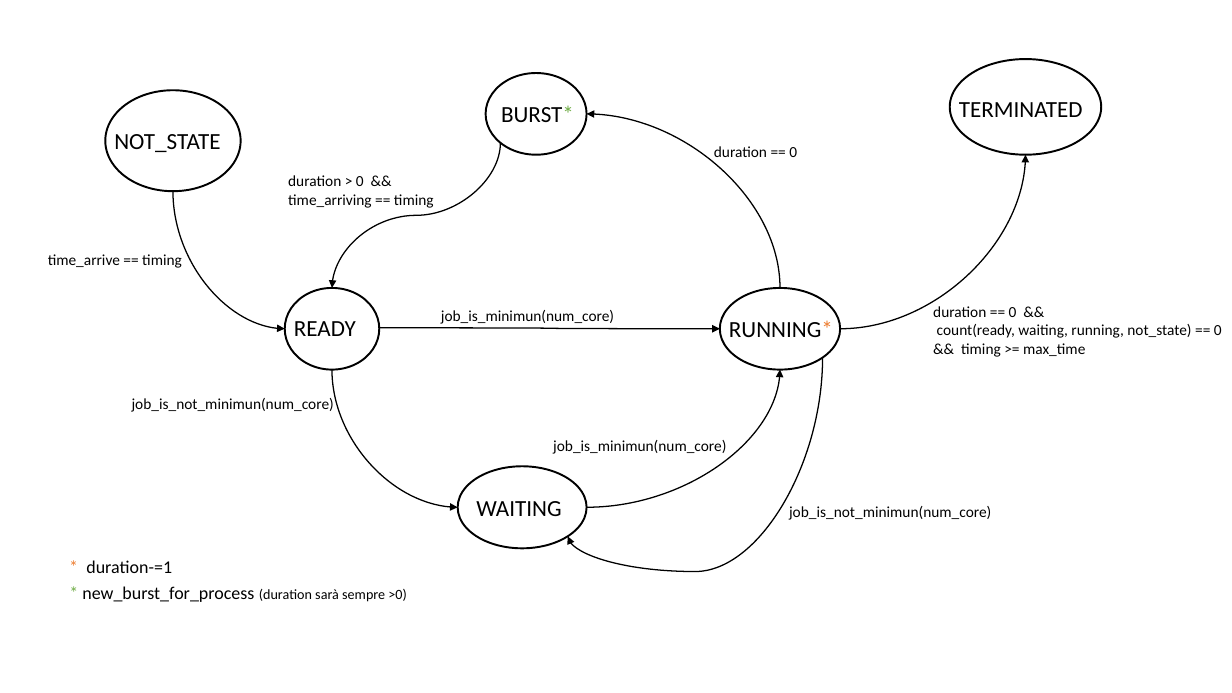
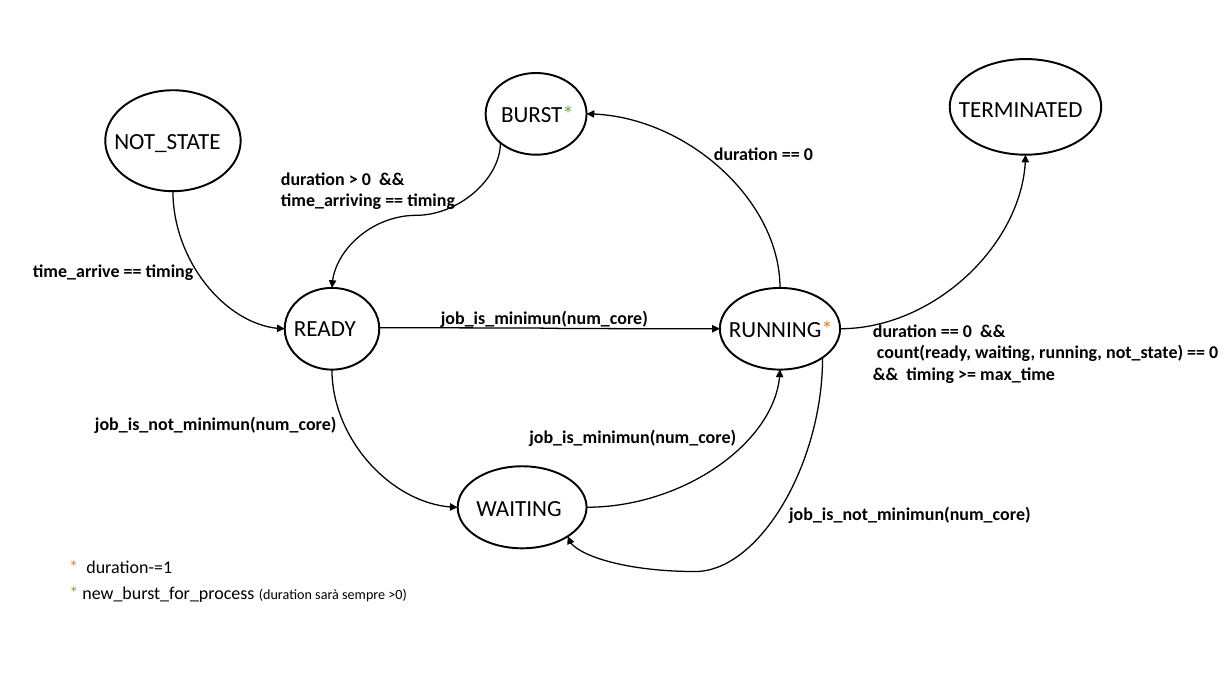
Before and after one commit to simo-30/Relazione_finale_laurea_triennale, a slide deck: slide 1 of relazione/Schemi a stati finiti/SRJF/Schema a stati finiti SRJF.pptx. Drawn at 1232x693 pixels with LibreOffice and Linux fonts; fonts in the diff are those of the drawing. Boxes give left, top, right and bottom in pixels: in the first picture for what was removed or moved away, otherwise in the second. Text is boxed around its words. In the diff, an @@ line names an element or a change of style, - is before the commit and + after.

```diff
--- a/relazione/Schemi a stati finiti/SRJF/Schema a stati finiti SRJF.pptx
+++ b/relazione/Schemi a stati finiti/SRJF/Schema a stati finiti SRJF.pptx
@@ text "duration > 0 && time_arriving ...": place and size @@
-text "duration > 0 && time_arriving ..." at (288,175,434,208)
+text "duration > 0 && time_arriving ..." at (281,172,455,212)
@@ text "time_arrive == timing": place and size @@
-text "time_arrive == timing" at (48,254,182,268)
+text "time_arrive == timing" at (33,262,194,280)
@@ size 12 to 14 pt, bold on in 8 elements at (441,311,648,329), (529,430,736,446), (714,147,813,165), (281,172,455,212), (33,262,194,280), (789,507,1031,523), (95,417,337,433), (873,322,1218,383) @@
@@ text "duration == 0 &&": place and size @@
-text "duration == 0 &&" at (933,306,1222,357)
+text "duration == 0 &&" at (873,322,1218,383)
@@ text "job_is_not_minimun(num_core)": place and size @@
-text "job_is_not_minimun(num_core)" at (132,398,334,412)
+text "job_is_not_minimun(num_core)" at (95,417,337,433)
@@ text "job_is_minimun(num_core)": place and size @@
-text "job_is_minimun(num_core)" at (553,440,726,454)
+text "job_is_minimun(num_core)" at (529,430,736,446)
```
Also in this commit, not shown: 7 other files.
